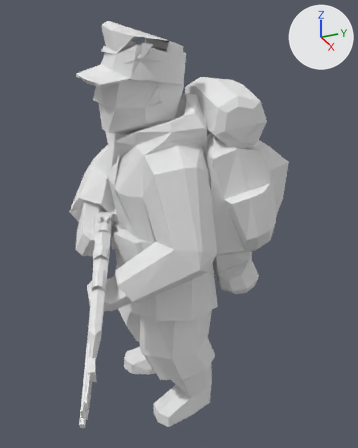
A saved change to the glTF model web/public/pezzi/bulge_german_mountain_0.glb.
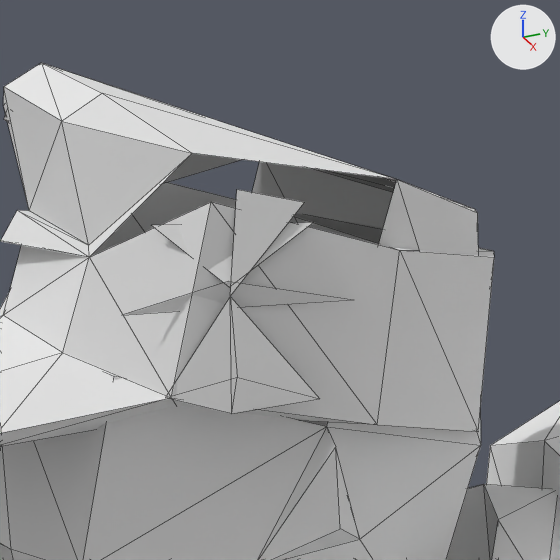
Each version appears first whole from a 50 mm lens placed at (0.32, -0.138, 0.338), pointed at (-0.004, 0.007, 0.177), and next in a close-up on the part from 28% to 55% of the width and 2% to 24% of the height. The lights are fixed; the arrows at upper right show +X, +Y and +Z. The last two pictures show the newer version. The close-ups show mesh edges as thin lines. Vertices at exactly the same position are counted once.

The first close-up shows 'bulge_german_mountain.glb'.
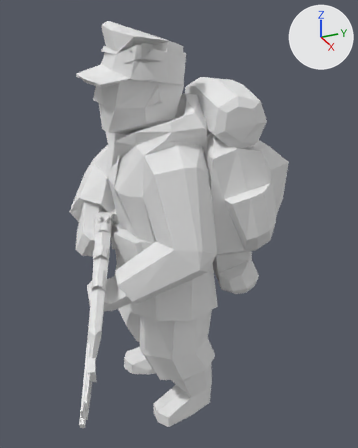
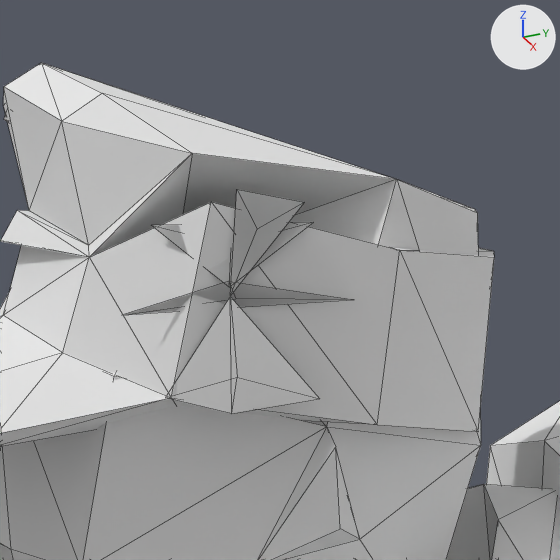
Location of each change, [x1, y1, x2, y2] in pixels of the close-ups (560 x 560 px):
part 1 of me_bulge_german_mountain_glb, added
    after: [90, 153, 398, 427]

Patch to the scene script:
```diff
--- a/web/public/pezzi/bulge_german_mountain_0.glb.py
+++ b/web/public/pezzi/bulge_german_mountain_0.glb.py
@@ me_bulge_german_mountain_glb @@
 # used by ob_bulge_german_mountain_glb; location = (0.0, 0.0, 0.0)
-me_bulge_german_mountain_glb.from_pydata(...)  # 709 vertices, 1281 faces; spans x -0.123..0.123, y -0.107..0.107, z 0.0..0.324
+me_bulge_german_mountain_glb.from_pydata(...)  # 714 vertices, 1316 faces; spans x -0.123..0.123, y -0.107..0.107, z 0.0..0.324
+# me_bulge_german_mountain_glb part 1
+# 5 vertices are added at (-0.022, 0.032, 0.203), (-0.004, -0.02, 0.306), (-0.028, -0.019, 0.302), (-0.003, -0.017, 0.307), (-0.003, -0.02, 0.3)
+# 35 new faces join them
 me_bulge_german_mountain_glb.materials.append(mat_figura)
```
